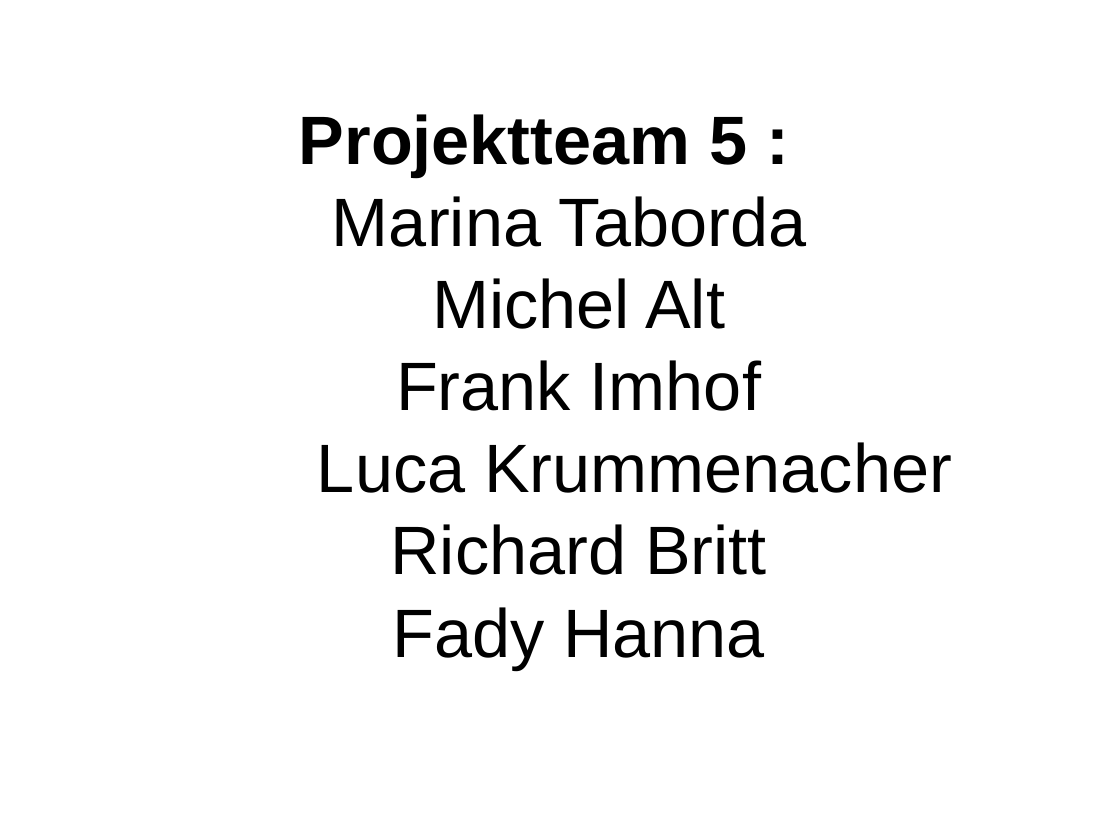
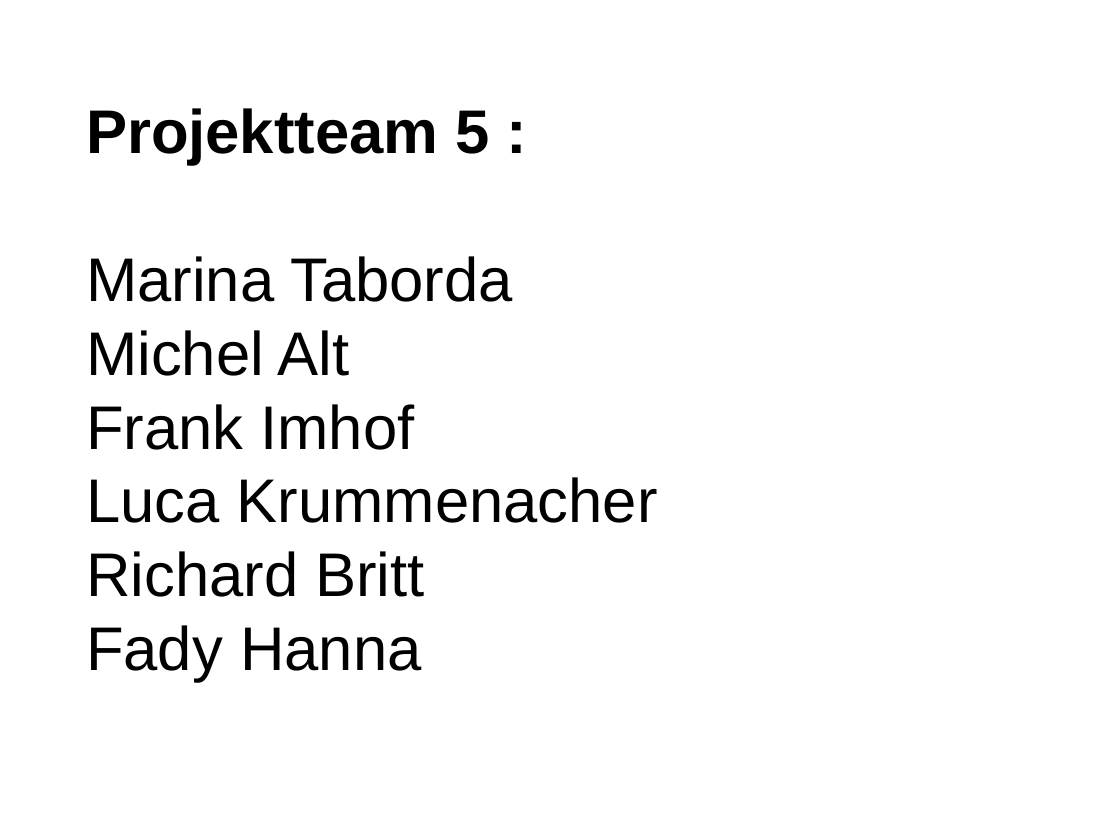
Before and after one commit to marinataborda/P2Organisation, a slide deck: slide 2 of ZwischenPresäntation.pptx (slide 3 before the commit). Drawn at 1120x840 pixels with LibreOffice and Linux fonts; fonts in the diff are those of the drawing. Boxes give left, top, right and bottom in pixels: in the first picture for what was removed or moved away, otherwise in the second. Text is boxed around its words. In the diff, an @@ line names an element or a change of style, - is before the commit and + after.

```diff
--- a/ZwischenPresäntation.pptx
+++ b/ZwischenPresäntation.pptx
@@ title "Projektteam 5 : Marina Taborda ..." at bbox=[86, 108, 658, 682]: size 44 to 39.6 pt; alignment centre to left @@
```
Also in this commit, not shown: 3 other slides changed, 2 slides added, 1 slide removed.
